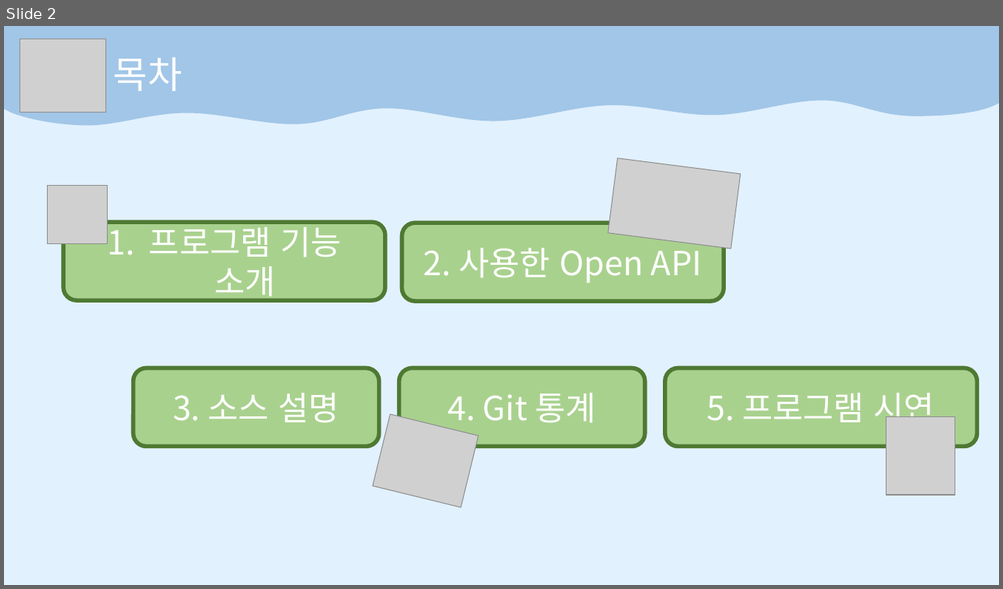
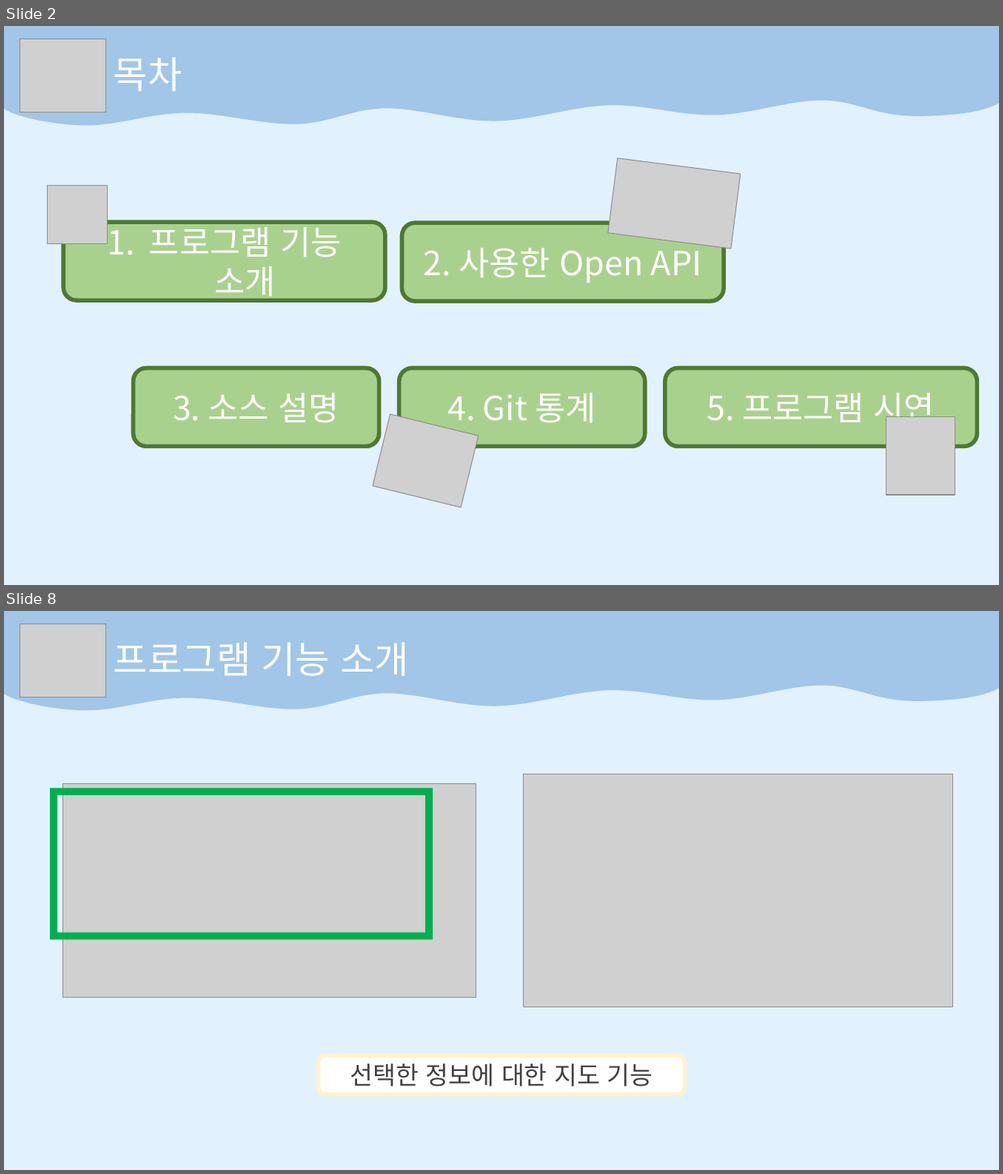
Before and after one commit to HongMyengJin/scriptlang, a slide deck: TermProject/Term최종발표.pptx. Shown one above the other, each under a label of ours: slide 2 before the commit, slides 2 and 8 after it; the slides between them are not shown. The pictures are 1003x589 and 1003x1174 pixels, drawn with LibreOffice and Linux fonts; fonts in the diff are those of the drawing; grey boxes stand for pictures. Boxes give left, top, right and bottom in pixels: in the first picture for what was removed or moved away, otherwise in the second. Text is boxed around its words. In the diff, an @@ line names an element or a change of style, - is before the commit and + after.

```diff
--- a/TermProject/Term최종발표.pptx
+++ b/TermProject/Term최종발표.pptx
@@ slide 8 added at bbox=[4, 611, 999, 1170], background #E2F1FE @@
@@ freeform shape added at bbox=[4, 611, 999, 710], fill #A1C6E7 @@
@@ picture added at bbox=[20, 624, 106, 697] @@
@@ text added at bbox=[114, 642, 409, 676], 36 pt, text #FFFFFF @@
+프로그램 기능 소개
@@ frame added at bbox=[51, 788, 433, 940], fill #00B050 @@
@@ picture added at bbox=[63, 784, 476, 998] @@
@@ picture added at bbox=[523, 775, 953, 1007] @@
@@ rounded rectangle added at bbox=[318, 1056, 685, 1094], fill #FFFFFF, outline #FFF2CC 4 pt, 24 pt, text #404040 @@
+선택한 정보에 대한 지도 기능
```
Also in this commit, not shown: 5 slides changed, 6 other slides added, 1 slide removed, 52 other files.
